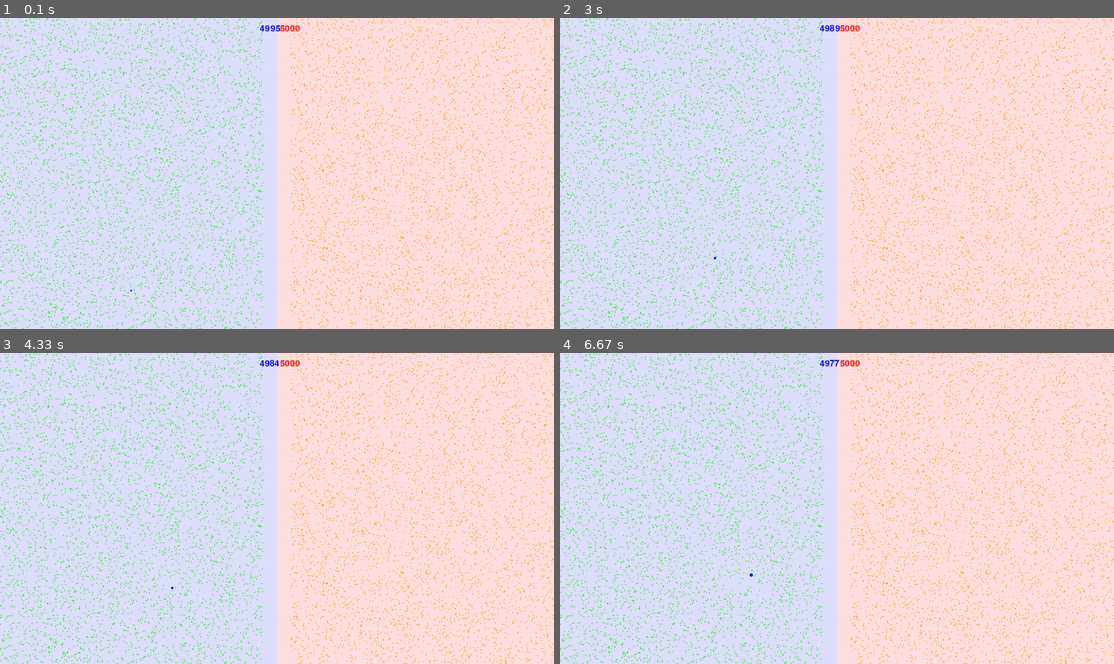
Above: before the commit, frames 1-4 (two rows, left to right).
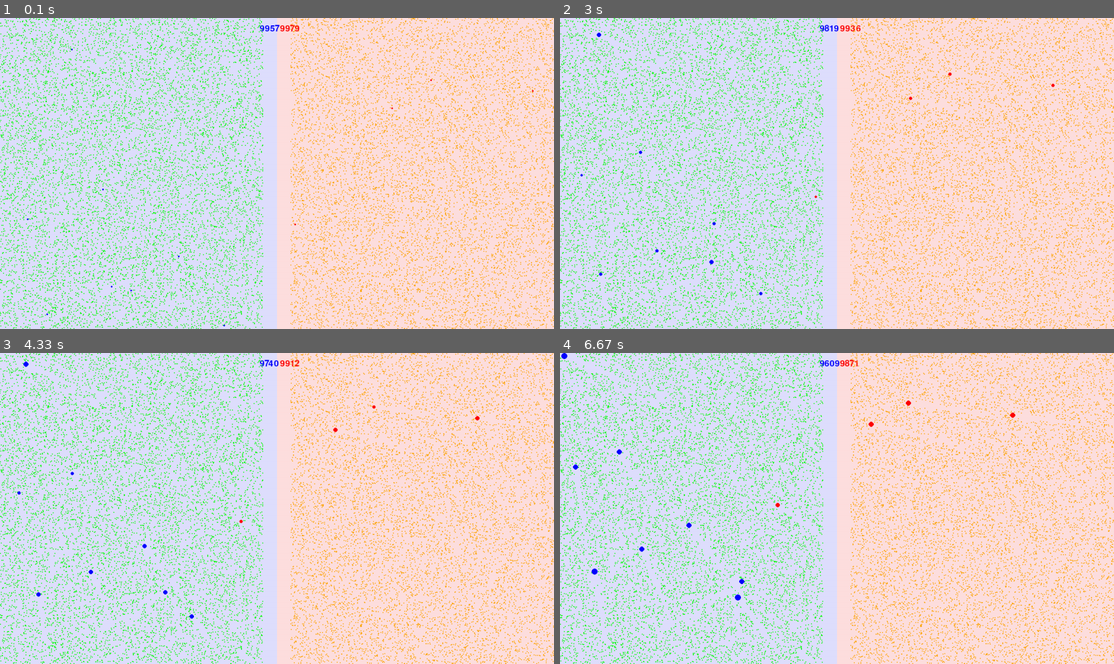
Above: after the commit, the same moments.

Repository: TOEGENT/pygame_project
Game: pygame game, started from main.py
Two runs of this game, one before a commit and one after it. Both use one fixed random seed, a clock stepped at 60 frames per second and the inputs below.
Inputs (mouse positions are in pixels of both pictures, inside the frame that each line leads up to):
- Up to frame 1 (0.1 s): no input
- Up to frame 2 (3 s): move the mouse to (814, 185) at 0.37 s; move the mouse to (704, 176) at 0.87 s; move the mouse to (920, 64) at 1.37 s; move the mouse to (848, 67) at 1.87 s; move the mouse to (842, 204) at 2.43 s; move the mouse to (981, 223) at 2.93 s
- Up to frame 3 (4.33 s): move the mouse to (421, 480) at 3.43 s; move the mouse to (476, 483) at 3.93 s
- Up to frame 4 (6.67 s): move the mouse to (1030, 570) at 4.6 s; move the mouse to (859, 496) at 5.1 s; move the mouse to (715, 452) at 5.6 s; move the mouse to (986, 542) at 6.1 s; move the mouse to (748, 405) at 6.6 s

The runs differ from the first frame. In frame 1, 8.8% of the frame differs, in the area x 0-100%, y 0-100%; in frame 2, 8.8%; in frame 3, 8.9%; in frame 4, 9.0%.

Commit message:
добавил границы мира

Diff:
--- a/game/game.py
+++ b/game/game.py
@@ -77,12 +77,16 @@
             if ball.lost_mass_to_spawn>=config.FOOD_MASS:
                 random_R = random.uniform(ball.radius+ball.radius*0.1,ball.radius+ball.radius*0.2)
                 random_angle = random.uniform(0,2*math.pi)
-                food_pos = (ball.pos[0]+random_R*math.cos(random_angle),ball.pos[1]+random_R*math.sin(random_angle))
+                pos_x = max(0,min(config.WINDOW_WIDTH,ball.pos[0]+random_R*math.cos(random_angle)))
+                pos_y = max(0,min(config.WINDOW_HEIGHT,ball.pos[1]+random_R*math.sin(random_angle)))
+                food_pos = (pos_x,pos_y)
+                print(food_pos)
                 self.create_food(food_pos)
 
                 ball.lost_mass_to_spawn -= config.FOOD_MASS
             ball.mass = new_mass
 
+            #food absorbtion
             x_start = int((ball.pos[0]-ball.radius)//config.MINIMUM_MASS)
             x_end = int((ball.pos[0]+ball.radius)//config.MINIMUM_MASS)
             y_start = int((ball.pos[1]-ball.radius)//config.MINIMUM_MASS)
@@ -105,14 +109,14 @@
                                     raise TypeError
 
 
-
+            #update_ball_pos
             if ball == self.balls[0]:
                 ball.view_point = pygame.mouse.get_pos()
             else:
                 ball.view_point = ai.ai(ball)
             normal = ball.normal
             speed = ball.speed
-            new_x = ball.pos[0]+ normal[0]*speed
-            new_y = ball.pos[1] + normal[1]*speed
+            new_x = max(ball.radius,min(config.WINDOW_WIDTH-ball.radius,ball.pos[0]+ normal[0]*speed))
+            new_y = max(ball.radius,min(config.WINDOW_HEIGHT-ball.radius,ball.pos[1] + normal[1]*speed))
             ball.pos = (new_x,new_y)
         self.foods = [food for food in self.foods if not food.is_eaten]
--- a/main.py
+++ b/main.py
@@ -17,7 +17,7 @@
 blue_font = pygame.font.Font(None,size=30)
 red_font = pygame.font.Font(None,size=30)
 
-game = Game(10*1000,start_mass=5000)
+game = Game(10*1000,start_mass=10000)
 game.start()
 while True:
 
